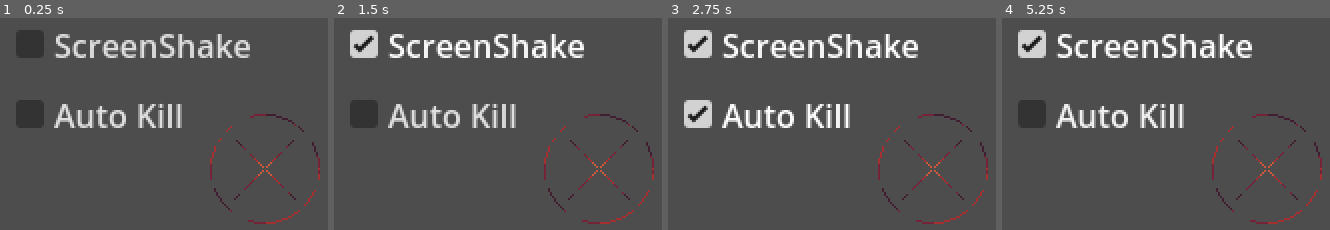
Above: before the commit, frames 1-4 (left to right).
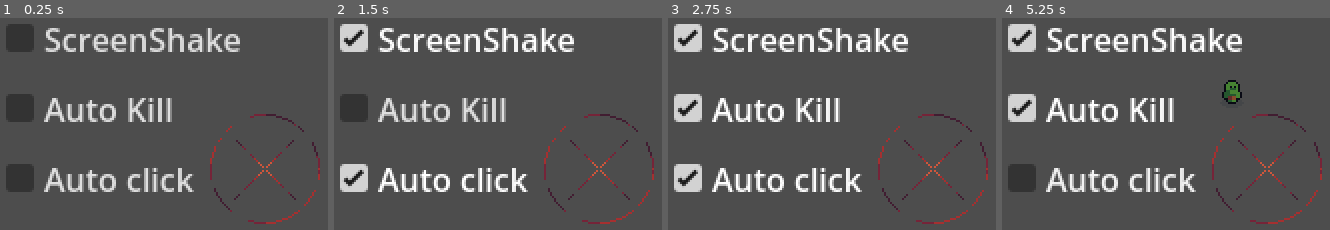
Above: after the commit, the same moments.

Repository: Jin9310/LudumDare55
Game: Godot game, scene res://NewGame/new_game.tscn
Two runs of this game, one before a commit and one after it. Both use one fixed random seed, a clock stepped at 60 frames per second and the inputs below.
Inputs (mouse positions are in pixels of both pictures, inside the frame that each line leads up to):
- Up to frame 1 (0.25 s): no input
- Up to frame 2 (1.5 s): click (455, 179) at 0.5 s, where only the run after the commit has a clickable "Auto click"; click "ScreenShake" at 1.25 s
- Up to frame 3 (2.75 s): click "Auto Kill" at 2 s
- Up to frame 4 (5.25 s): tap Enter (ui_accept) every 0.75 s from 2.75 to 5 s; drag from (1267, 168) to (1326, 96) at 2.77 s; drag from (1152, 183) to (1267, 168) at 3.52 s; move the mouse to (1326, 96) at 4.27 s; hold D (move_right) 4.28-5 s; tap Space at 4.35 s; click (1326, 96) at 4.42 s; drag from (outside the picture) to (1093, 119) at 5.02 s

The runs differ from the first frame. In frame 1, 13% of the frame differs, in the area x 1-77%, y 2-83%; in frame 2, 13%; in frame 3, 14%; in frame 4, 15%.

Commit message:
auto clicking
auto click is set up

Diff:
--- a/NewGame/acolyte.gd
+++ b/NewGame/acolyte.gd
@@ -16,7 +16,7 @@
 
 #timer for auto kill enabled > can be purchased
 var auto_kill_timer: float
-var ak_base_timer: float = 2.0 #can be updated later on as well
+var ak_base_timer: float = 10.0 #can be updated later on as well
 
 func _ready():
 	#new_game.connect("auto_kill_enabled", auto_kill_enabled)
--- a/Scenes/spawning_area.gd
+++ b/Scenes/spawning_area.gd
@@ -8,8 +8,25 @@
 var number_of_clicks: int
 var clicks_to_spawn: int = 2
 
+#automatic clicking
+var click_timer: float
+var click_timer_base: float = 3.0
+
+
 func _ready():
 	number_of_clicks = clicks_to_spawn
+	click_timer = click_timer_base
+
+func _physics_process(delta):
+	if GameManager.auto_click:
+		click_timer -= delta
+		if click_timer <= 0:
+			if GameManager.screen_shake:
+				cam_shake()
+			emit_signal("spawn_basic_minion")
+			click_anim()
+			click_timer = click_timer_base
+
 
 func click_anim():
 	animPlayer.play("click")
--- a/Scenes/spawning_area.tscn
+++ b/Scenes/spawning_area.tscn
@@ -265,9 +265,9 @@
 autoplay = "idle"
 
 [node name="menu_ui" parent="." index="4" instance=ExtResource("4_8sqme")]
-offset_left = -130.0
-offset_top = -25.0
-offset_right = -130.0
-offset_bottom = -25.0
+offset_left = -135.0
+offset_top = -28.0
+offset_right = -135.0
+offset_bottom = -28.0
 
 [connection signal="input_event" from="." to="." method="_on_input_event"]
--- a/UI/menu_ui.gd
+++ b/UI/menu_ui.gd
@@ -8,3 +8,7 @@
 
 func _on_screen_shake_toggled(toggled_on):
 	GameManager.screen_shake = !GameManager.screen_shake
+
+
+func _on_auto_kill_2_toggled(toggled_on):
+	GameManager.auto_click = !GameManager.auto_click
--- a/UI/menu_ui.tscn
+++ b/UI/menu_ui.tscn
@@ -51,5 +51,12 @@
 theme_override_styles/focus = SubResource("StyleBoxEmpty_t1aye")
 text = "Auto Kill"
 
+[node name="auto_kill2" type="CheckBox" parent="Menu/VBoxContainer"]
+unique_name_in_owner = true
+layout_mode = 2
+theme_override_styles/focus = SubResource("StyleBoxEmpty_t1aye")
+text = "Auto click"
+
 [connection signal="toggled" from="Menu/VBoxContainer/screen_shake" to="." method="_on_screen_shake_toggled"]
 [connection signal="toggled" from="Menu/VBoxContainer/auto_kill" to="." method="_on_auto_kill_toggled"]
+[connection signal="toggled" from="Menu/VBoxContainer/auto_kill2" to="." method="_on_auto_kill_2_toggled"]
--- a/game_manager.gd
+++ b/game_manager.gd
@@ -2,3 +2,4 @@
 
 @export var auto_kill_acolytes: bool = false
 @export var screen_shake: bool = true
+@export var auto_click: bool = false
--- a/project.godot
+++ b/project.godot
@@ -128,15 +128,19 @@
 "events": [Object(InputEventMouseButton,"resource_local_to_scene":false,"resource_name":"","device":-1,"window_id":0,"a …(256 unchanged characters)…
 ]
 }
-mouse_scroll={
+mouse_scroll_up={
 "deadzone": 0.5,
 "events": [Object(InputEventMouseButton,"resource_local_to_scene":false,"resource_name":"","device":-1,"window_id":0,"a …(256 unchanged characters)…
-, Object(InputEventMouseButton,"resource_local_to_scene":false,"resource_name":"","device":-1,"window_id":0,"alt_pressed":false,"shift_pressed":false,"ctrl_pressed":false,"meta_pressed":false,"button_mask":16,"position":Vector2(97, 22),"global_position":Vector2(101, 63),"factor":3.0,"button_index":5,"canceled":false,"pressed":true,"double_click":false,"script":null)
 ]
 }
 auto_kill={
 "deadzone": 0.5,
 "events": [Object(InputEventKey,"resource_local_to_scene":false,"resource_name":"","device":-1,"window_id":0,"alt_pressed":false,"shift_pressed":false,"ctrl_pressed":false,"meta_pressed":false,"pressed":false,"keycode":0,"physical_keycode":65,"key_label":0,"unicode":97,"echo":false,"script":null)
+]
+}
+mouse_scroll_down={
+"deadzone": 0.5,
+"events": [Object(InputEventMouseButton,"resource_local_to_scene":false,"resource_name":"","device":-1,"window_id":0,"alt_pressed":false,"shift_pressed":false,"ctrl_pressed":false,"meta_pressed":false,"button_mask":16,"position":Vector2(191, 21),"global_position":Vector2(195, 62),"factor":1.0,"button_index":5,"canceled":false,"pressed":true,"double_click":false,"script":null)
 ]
 }
 
Binary file changed: Art/SourceFiles/button.ase
